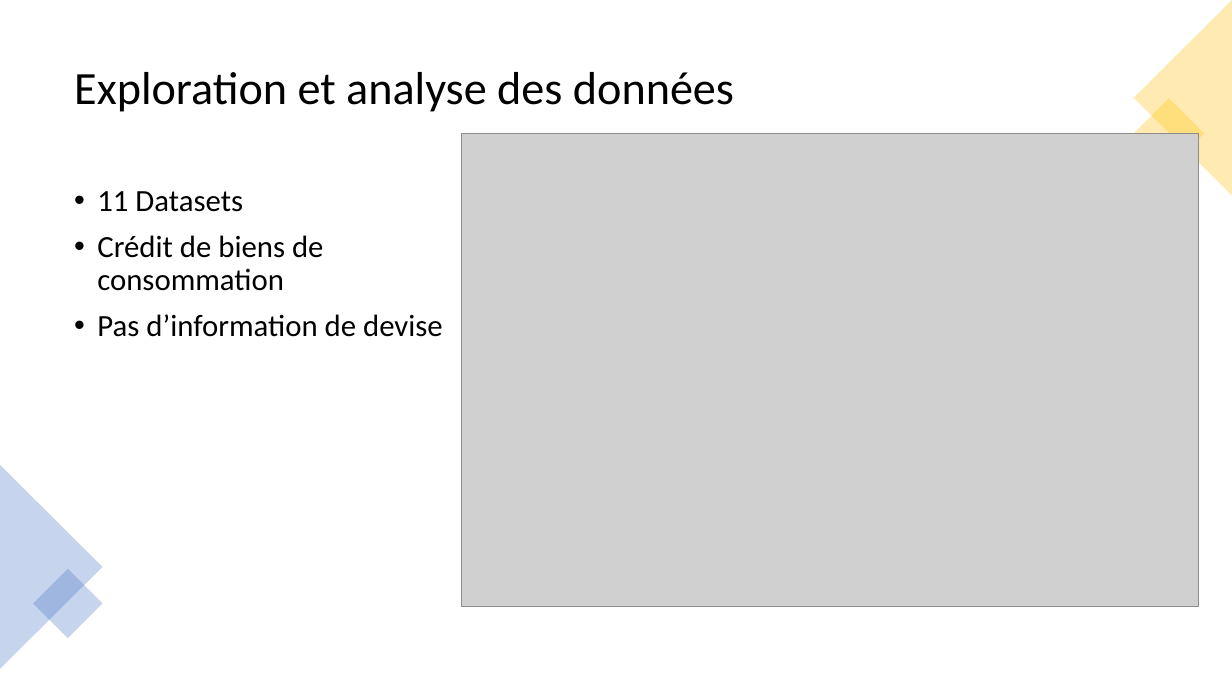
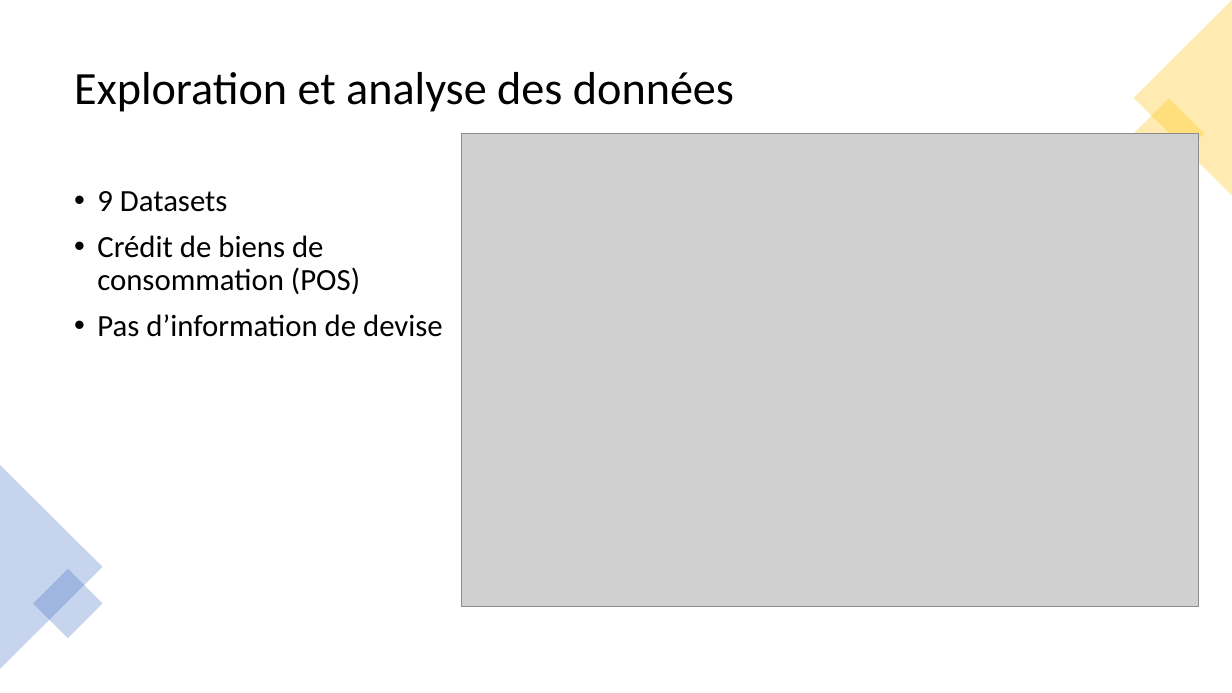
Before and after one commit to Blisk11/project_7, a slide deck: slide 4 of documents/P7_03_présentation.pptx. Drawn at 1232x693 pixels with LibreOffice and Linux fonts; fonts in the diff are those of the drawing; grey boxes stand for pictures. Boxes give left, top, right and bottom in pixels: in the first picture for what was removed or moved away, otherwise in the second. Text is boxed around its words. In the diff, an @@ line names an element or a change of style, - is before the commit and + after.

```diff
--- a/documents/P7_03_présentation.pptx
+++ b/documents/P7_03_présentation.pptx
@@ text at (x1=97, y1=191, x2=360, y2=294): text changed @@
-• 11 Datasets
-• Crédit de biens de consommation
+• 9 Datasets
+• Crédit de biens de consommation (POS)
```
Also in this commit, not shown: 1 slide added, 9 other files.
